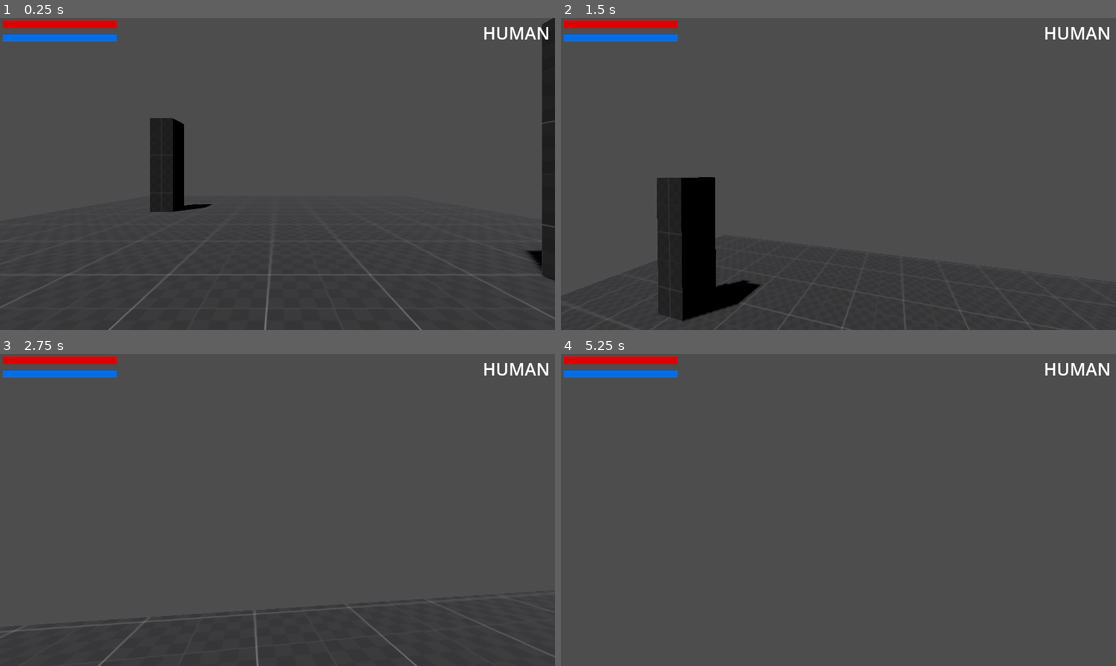
Above: before the commit, frames 1-4 (two rows, left to right).
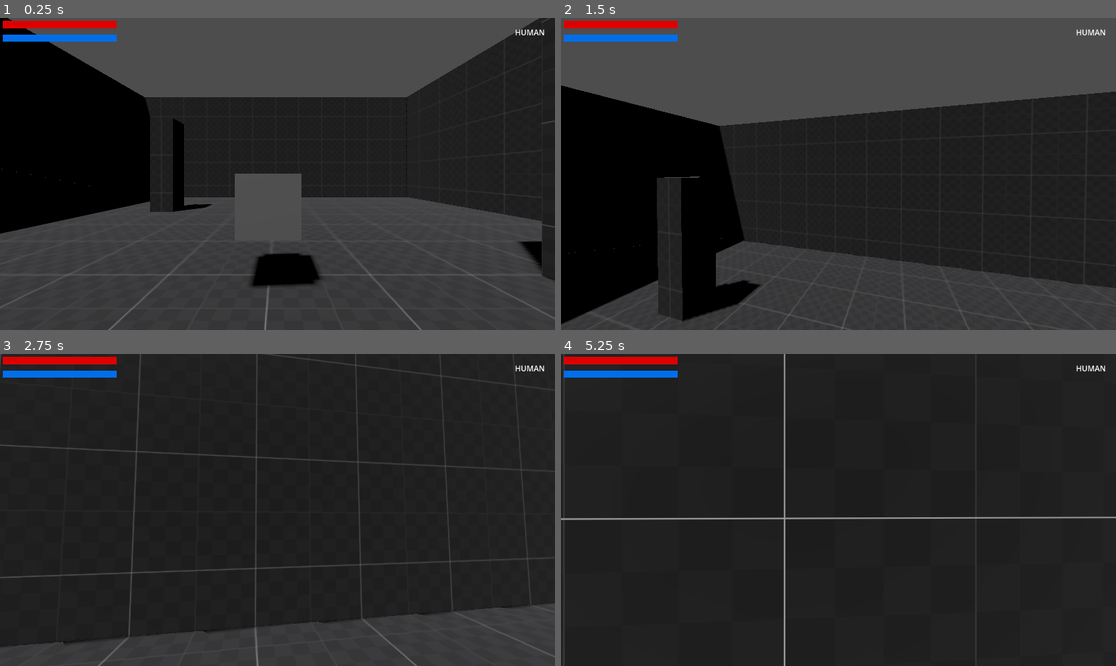
Above: after the commit, the same moments.

Repository: SpaceMoreDev/Codename_Retribution
Game: Godot game, scene res://Scenes/Main.tscn
Two runs of this game, one before a commit and one after it. Both use one fixed random seed, a clock stepped at 60 frames per second and the inputs below.
Inputs (mouse positions are in pixels of both pictures, inside the frame that each line leads up to):
- Up to frame 1 (0.25 s): no input
- Up to frame 2 (1.5 s): move the mouse to (866, 174) at 0.52 s; hold W (UP) from 0.53 s (still down); tap Shift (RUN) at 0.6, 1.35 s; tap Space (JUMP) at 0.77 s; move the mouse to (810, 174) at 1.27 s
- Up to frame 3 (2.75 s): keep holding W (UP); tap Space (JUMP) at 1.52 s; move the mouse to (288, 503) at 2.02 s; tap Shift (RUN) at 2.1 s
- Up to frame 4 (5.25 s): keep holding W (UP); move the mouse to (832, 516) at 2.77 s; tap Shift (RUN) every 0.75 s from 2.85 to 5.1 s; tap Space (JUMP) at 3.02, 3.77, 4.52 s; move the mouse to (877, 513) at 3.52 s; move the mouse to (794, 506) at 4.27 s; move the mouse to (844, 510) at 5.02 s

The runs differ from the first frame. In frame 1, 39% of the frame differs, in the area x 0-100%, y 0-87%; in frame 2, 49%; in frame 3, 84%; in frame 4, 98%, in the area x 0-100%, y 0-100%.

Commit message:
Edited player and level scenes

Diff:
--- a/Scenes/Main.tscn
+++ b/Scenes/Main.tscn
@@ -1,7 +1,11 @@
-[gd_scene load_steps=4 format=3 uid="uid://bp755b7h6vn0g"]
+[gd_scene load_steps=6 format=3 uid="uid://bp755b7h6vn0g"]
 
 [ext_resource type="PackedScene" uid="uid://qc046bctp57n" path="res://Scenes/Packed/player.tscn" id="1_h4rhp"]
 [ext_resource type="Texture2D" uid="uid://crpfoqnttwg4n" path="res://Assets/Elements/texture_07.png" id="1_yuaat"]
+
+[sub_resource type="BoxShape3D" id="BoxShape3D_nup2j"]
+
+[sub_resource type="BoxMesh" id="BoxMesh_sc8k1"]
 
 [sub_resource type="StandardMaterial3D" id="StandardMaterial3D_erbuy"]
 albedo_texture = ExtResource("1_yuaat")
@@ -11,22 +15,51 @@
 
 [node name="Enviroment" type="Node3D" parent="."]
 
+[node name="Object" type="RigidBody3D" parent="Enviroment"]
+transform = Transform3D(1, 0, 0, 0, 1, 0, 0, 0, 1, 0, 1, -2)
+collision_layer = 4
+collision_mask = 7
+
+[node name="CollisionShape3D" type="CollisionShape3D" parent="Enviroment/Object"]
+transform = Transform3D(0.568105, 0, 0, 0, 0.568105, 0, 0, 0, 0.568105, 0, 0, 0)
+shape = SubResource("BoxShape3D_nup2j")
+
+[node name="MeshInstance3D" type="MeshInstance3D" parent="Enviroment/Object"]
+transform = Transform3D(0.568105, 0, 0, 0, 0.568105, 0, 0, 0, 0.568105, 0, 0, 0)
+mesh = SubResource("BoxMesh_sc8k1")
+
 [node name="CSGBox3D" type="CSGBox3D" parent="Enviroment"]
 transform = Transform3D(1, 0, 0, 0, 1, 0, 0, 0, 1, 0, -0.504995, 0)
 material_override = SubResource("StandardMaterial3D_erbuy")
 use_collision = true
 size = Vector3(11.6724, 1, 18.1756)
 
+[node name="CSGBox3D4" type="CSGBox3D" parent="Enviroment/CSGBox3D"]
+transform = Transform3D(0.100968, 0, 0, 0, 0.354719, 0, 0, 0, 0.100968, 5.84724, 2.31678, 0.0868981)
+size = Vector3(2.79936, 14.256, 185.932)
+
+[node name="CSGBox3D5" type="CSGBox3D" parent="Enviroment/CSGBox3D"]
+transform = Transform3D(0.100968, 0, 0, 0, 0.354719, 0, 0, 0, 0.100968, -5.85276, 2.31678, 0.0868981)
+size = Vector3(2.79936, 14.256, 185.932)
+
+[node name="CSGBox3D6" type="CSGBox3D" parent="Enviroment/CSGBox3D"]
+transform = Transform3D(-4.41343e-09, 0, -0.100968, 0, 0.354719, 0, 0.100968, 0, -4.41343e-09, 0.147241, 2.31678, 9.0869)
+size = Vector3(2.79936, 14.256, 124.597)
+
+[node name="CSGBox3D7" type="CSGBox3D" parent="Enviroment/CSGBox3D"]
+transform = Transform3D(-4.41343e-09, 0, -0.100968, 0, 0.354719, 0, 0.100968, 0, -4.41343e-09, 0.147241, 2.31678, -8.9131)
+size = Vector3(2.79936, 14.256, 124.597)
+
+[node name="CSGBox3D2" type="CSGBox3D" parent="Enviroment/CSGBox3D"]
+transform = Transform3D(0.216831, 0, 0, 0, 0.26927, 0, 0, 0, 0.216831, 3, 2.34121, -1.67175)
+size = Vector3(2.79936, 14.256, 2.9697)
+
+[node name="CSGBox3D3" type="CSGBox3D" parent="Enviroment/CSGBox3D"]
+transform = Transform3D(0.216831, 0, 0, 0, 0.216831, 0, 0, 0, 0.216831, -3, 1.43324, -5.67174)
+size = Vector3(2.79936, 14.256, 2.9697)
+
 [node name="CSGBox3D" type="CSGBox3D" parent="Enviroment/CSGBox3D"]
 transform = Transform3D(0.465651, 0, 0, 0, 0.465651, 0, 0, 0, 0.465651, 0, 3.70705, 5)
-size = Vector3(2.79936, 14.256, 2.9697)
-
-[node name="CSGBox3D" type="CSGBox3D" parent="Enviroment/CSGBox3D/CSGBox3D"]
-transform = Transform3D(0.465651, 0, 0, 0, 0.465651, 0, 0, 0, 0.465651, 6.44259, -4.88307, -14.3278)
-size = Vector3(2.79936, 14.256, 2.9697)
-
-[node name="CSGBox3D2" type="CSGBox3D" parent="Enviroment/CSGBox3D/CSGBox3D"]
-transform = Transform3D(0.465651, 0, 0, 0, 0.465651, 0, 0, 0, 0.465651, -6.44259, -4.88307, -22.9179)
 size = Vector3(2.79936, 14.256, 2.9697)
 
 [node name="DirectionalLight3D" type="DirectionalLight3D" parent="Enviroment"]
@@ -36,3 +69,4 @@
 [node name="Characters" type="Node3D" parent="."]
 
 [node name="Player" parent="Characters" instance=ExtResource("1_h4rhp")]
+collision_mask = 3
--- a/Scenes/Packed/player.tscn
+++ b/Scenes/Packed/player.tscn
@@ -9,6 +9,7 @@
 
 [node name="Player" type="CharacterBody3D" node_paths=PackedStringArray("Stats")]
 transform = Transform3D(1, 0, 0, 0, 1, 0, 0, 0, 1, 0, 1.00689, 0)
+collision_layer = 2
 script = ExtResource("1_ej1b3")
 Stats = NodePath("Stats")
 
@@ -52,11 +53,12 @@
 anchors_preset = 1
 anchor_left = 1.0
 anchor_right = 1.0
-offset_left = -127.0
-offset_top = 6.0
-offset_right = -11.0
-offset_bottom = 73.0
+offset_left = -83.0
+offset_top = 13.0
+offset_right = -21.0
+offset_bottom = 46.0
 grow_horizontal = 0
-theme_override_font_sizes/font_size = 36
+theme_override_font_sizes/font_size = 16
 text = "Human"
 horizontal_alignment = 2
+vertical_alignment = 1
--- a/project.godot
+++ b/project.godot
@@ -68,6 +68,12 @@
 ]
 }
 
+[layer_names]
+
+3d_physics/layer_1="World"
+3d_physics/layer_2="Player"
+3d_physics/layer_3="Objects"
+
 [player]
 
 look_sensitivity=0.005
